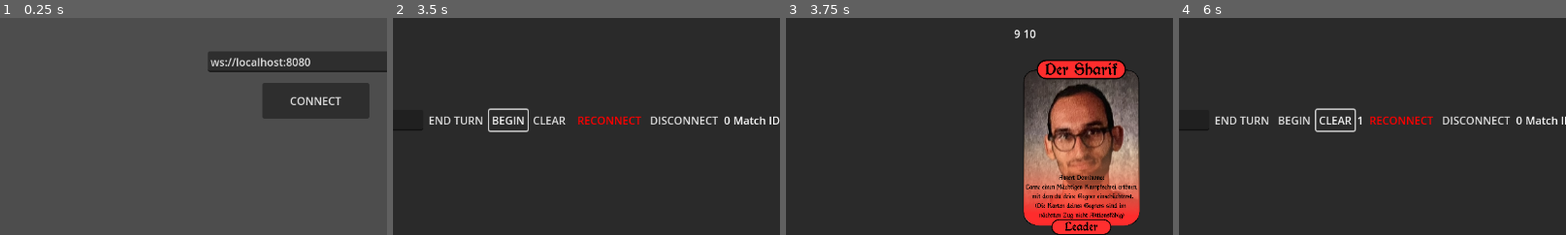
Above: before the commit, frames 1-4 (left to right).
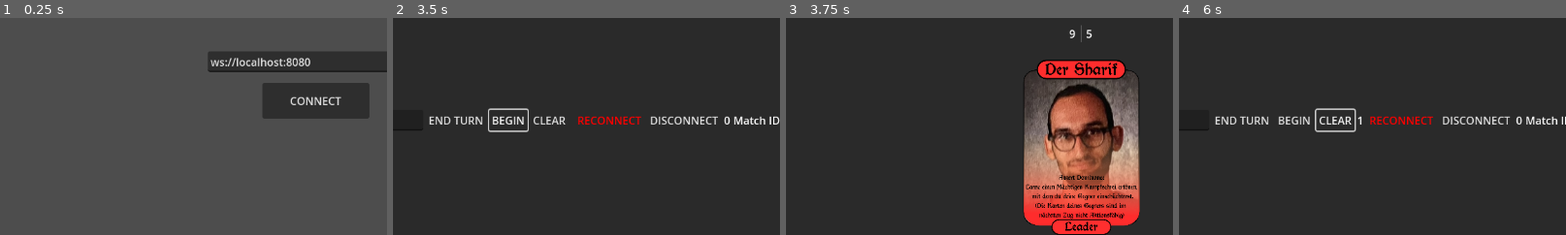
Above: after the commit, the same moments.

Repository: SpaceWAGdev/card-multiplayer
Game: Godot game, scene res://menu.tscn
Two runs of this game, one before a commit and one after it. Both use one fixed random seed, a clock stepped at 60 frames per second and the inputs below.
Inputs (mouse positions are % of the whole screen's width and height, from its top left):
- Up to frame 1 (0.25 s): no input
- Up to frame 2 (3.5 s): tap Enter at 0.5 s; move the mouse to (72, 45) at 0.52 s; click (72, 45) at 0.67 s; click "CONNECT" at 1.25 s; click "BEGIN" at 2 s; click "BEGIN" at 2.75 s
- Up to frame 3 (3.75 s): click "SPAWN DECK" at 3.5 s
- Up to frame 4 (6 s): click "ABILITY" at 4.25 s; click "END TURN" at 5 s; click "CLEAR" at 5.75 s
The pictures show only the part of the screen within x 12-62%, y 42-92%; the shares and areas given below are measured in that part.

Frames 1-2 are identical in both runs. In frame 3, 0.2% of the frame differs, in the area x 58-80%, y 3-12%; in frame 4, nothing differs.

Commit message:
Damage and Health displays on cards

Diff:
--- a/Cards/card.tscn
+++ b/Cards/card.tscn
@@ -6,11 +6,16 @@
 
 [node name="Top Row" type="HBoxContainer" parent="."]
 layout_mode = 2
+alignment = 1
 
 [node name="Health" type="Label" parent="Top Row"]
 layout_mode = 2
 text = "10
 "
+
+[node name="VSeparator" type="VSeparator" parent="Top Row"]
+layout_mode = 2
+theme_override_constants/separation = 7
 
 [node name="Mana" type="Label" parent="Top Row"]
 layout_mode = 2
--- /dev/null
+++ b/Cards/scripts/1dad912e-5354-4265-8110-120a99d45e40.gd
@@ -0,0 +1,7 @@
+# Mate
+extends CardBase
+
+func battlecry():
+    var cards = game_manager.MASTER_LOCATION_RECORD["LOCAL_PLAYAREA"].get_children()
+    for card: CardBase in cards:
+        card.data["health"] = int(card.data["health"]) + 1
--- a/card_base.gd
+++ b/card_base.gd
@@ -13,6 +13,8 @@
 	health.text = str(data["health"])
 	if "max_attacks" not in data.keys():
 		data["max_attacks"] = 1
+	var atk = get_child(0).get_child(2) as Label
+	atk.text = str(data["damage"])
 
 func battlecry():
 	print(data["name"], " has no battlecry")
Not shown, changed: server/target/.rustc_info.json
